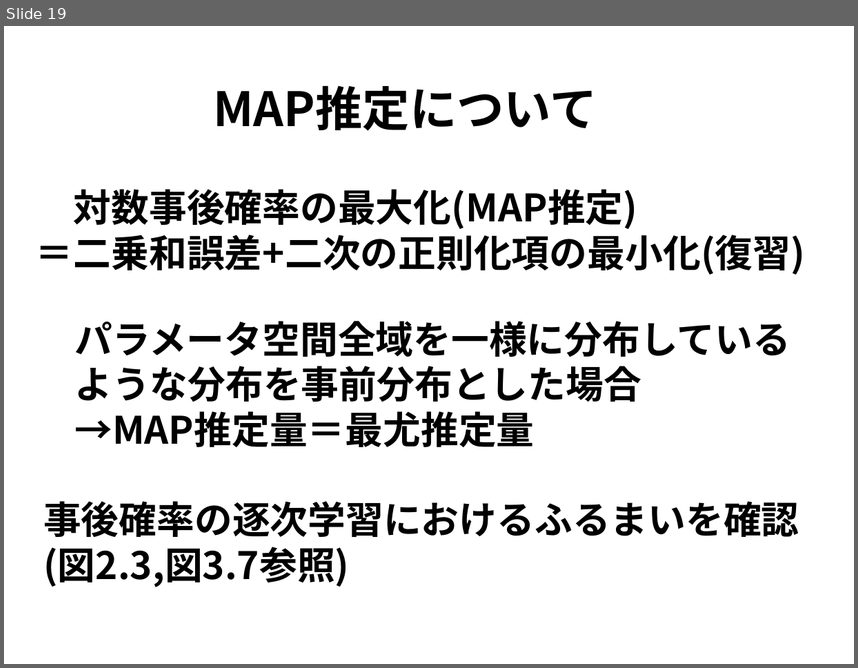
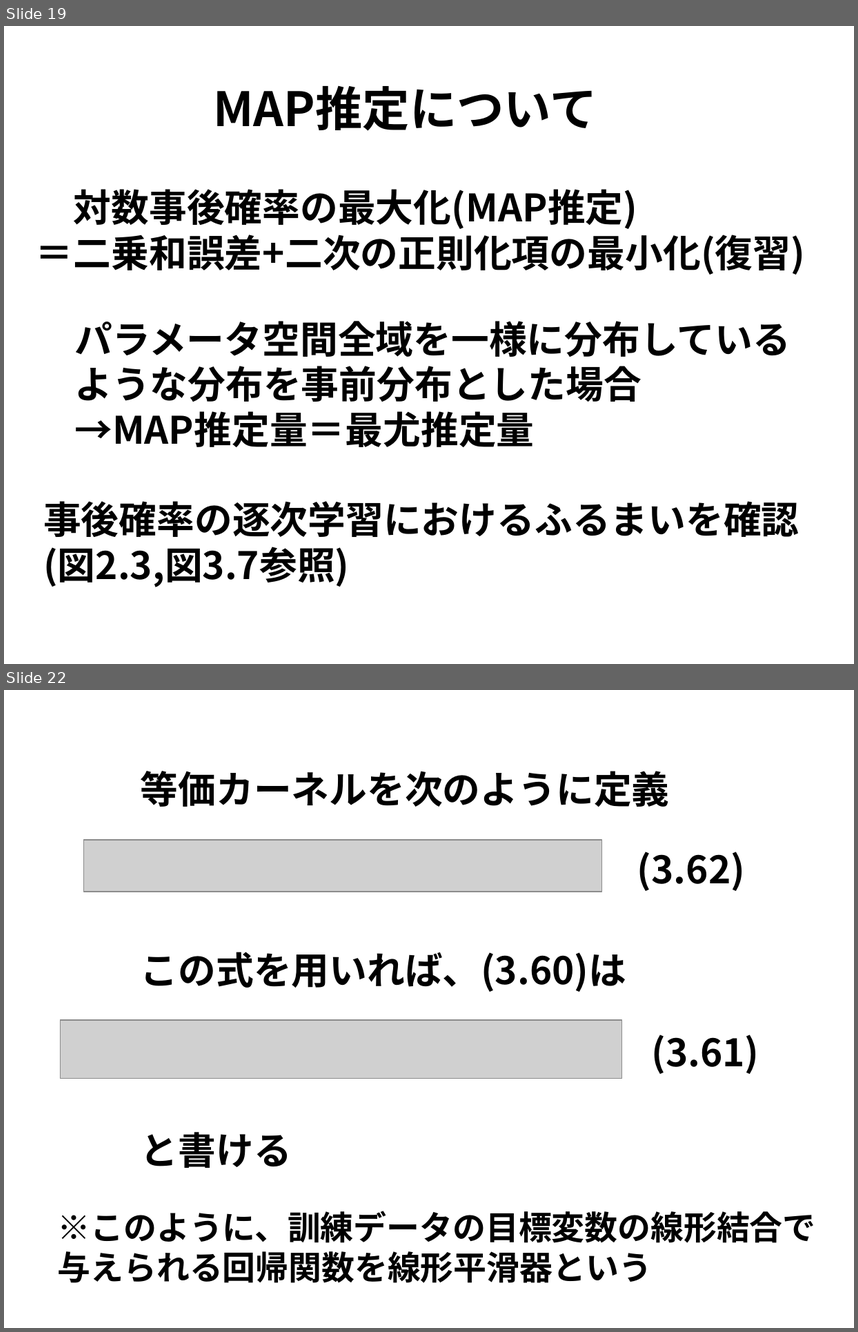
Before and after one commit to j-i-k-o/PRMLSeminar, a slide deck: 3章/PRML3章.pptx. Shown one above the other, each under a label of ours: slide 19 before the commit, slides 19 and 22 after it; the slides between them are not shown. The pictures are 858x668 and 858x1332 pixels, drawn with LibreOffice and Linux fonts; fonts in the diff are those of the drawing; grey boxes stand for pictures. Boxes give left, top, right and bottom in pixels: in the first picture for what was removed or moved away, otherwise in the second. Text is boxed around its words. In the diff, an @@ line names an element or a change of style, - is before the commit and + after.

```diff
--- a/3章/PRML3章.pptx
+++ b/3章/PRML3章.pptx
@@ slide 22 added at box(4, 690, 854, 1328), background #FFFFFF @@
@@ text added at box(141, 771, 670, 807), 32 pt, text #000000, bold @@
+等価カーネルを次のように定義
@@ picture added at box(84, 840, 602, 891) @@
@@ text added at box(637, 851, 745, 891), 32 pt, text #000000, bold @@
+(3.62)
@@ text added at box(141, 952, 626, 992), 32 pt, text #000000, bold @@
+この式を用いれば、(3.60)は
@@ picture added at box(60, 1020, 622, 1078) @@
@@ text added at box(651, 1034, 759, 1074), 32 pt, text #000000, bold @@
+(3.61)
@@ text added at box(141, 1132, 292, 1167), 32 pt, text #000000, bold @@
+と書ける
@@ text added at box(58, 1210, 816, 1283), 28 pt, text #000000, bold @@
+※このように、訓練データの目標変数の線形結合で
+与えられる回帰関数を線形平滑器という
```
Also in this commit, not shown: 7 other slides added, 1 slide removed, 1 other file.
